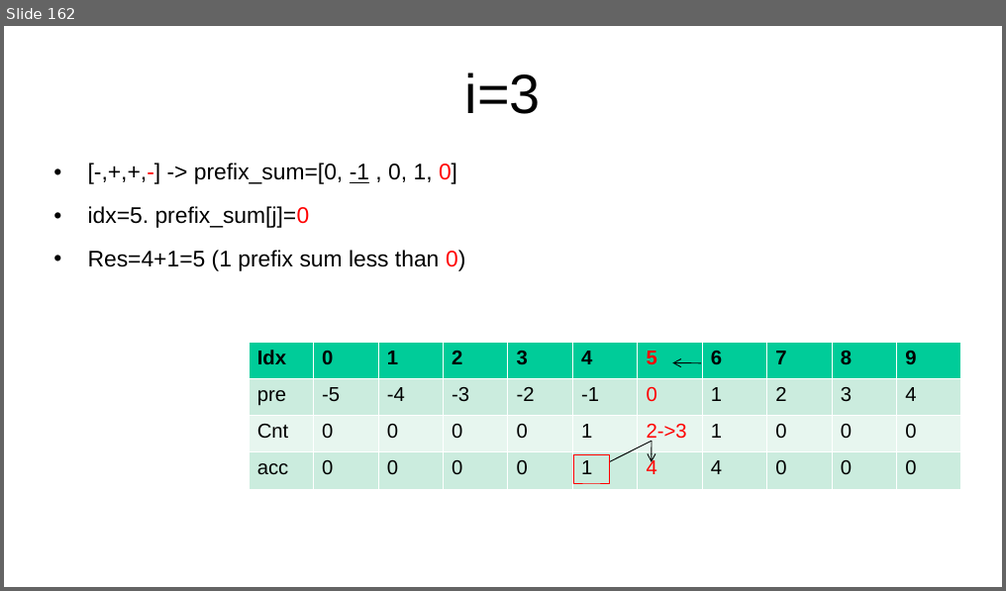
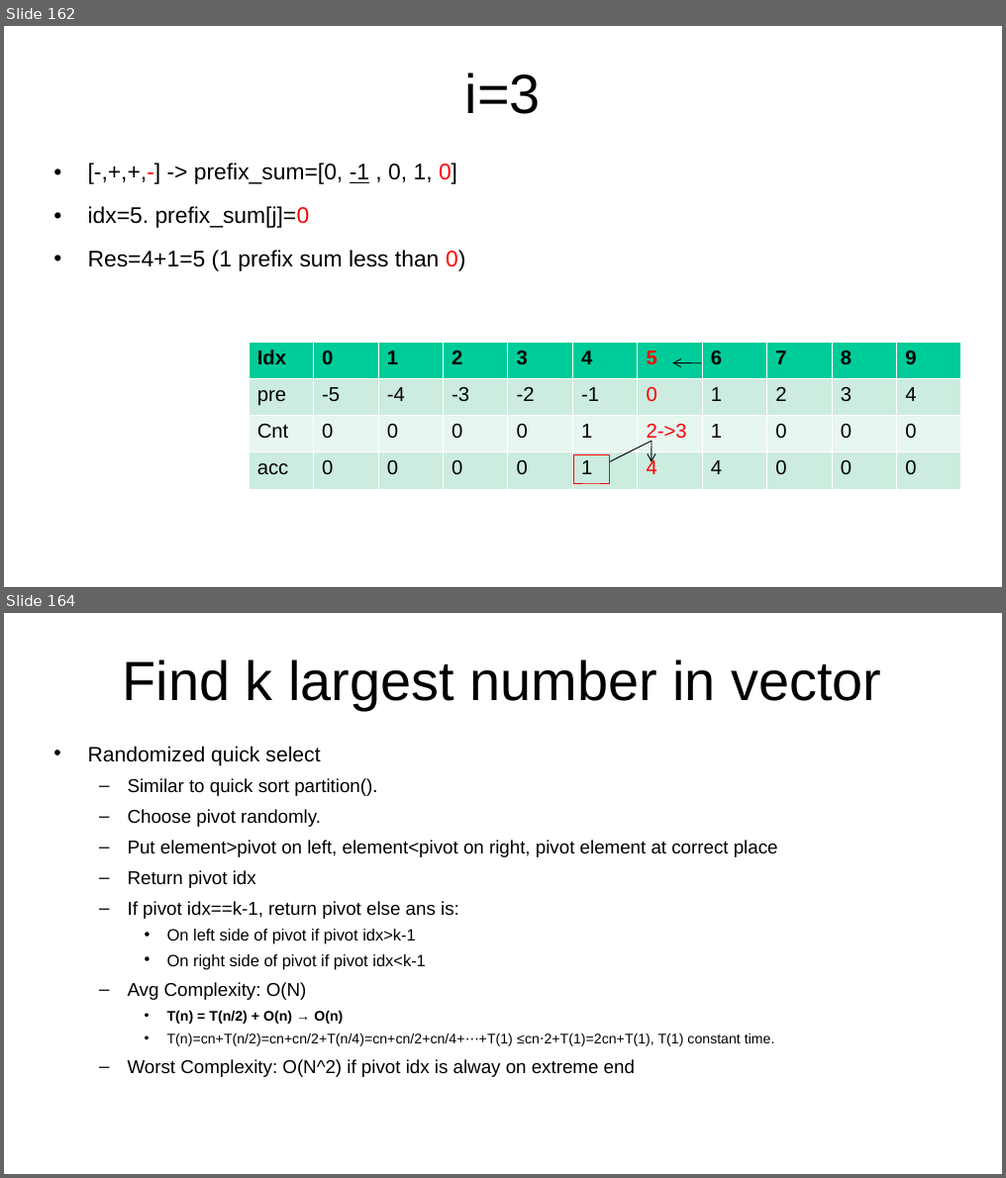
Before and after one commit to kindaichinisan/CompetitiveProgramming, a slide deck: MyCode/competitive_programming.ppt. Shown one above the other, each under a label of ours: slide 162 before the commit, slides 162 and 164 after it; the slides between them are not shown. The pictures are 1006x591 and 1006x1178 pixels, drawn with LibreOffice and Linux fonts; fonts in the diff are those of the drawing. Boxes give left, top, right and bottom in pixels: in the first picture for what was removed or moved away, otherwise in the second. Text is boxed around its words. In the diff, an @@ line names an element or a change of style, - is before the commit and + after.

Commit message:
Solve leetcode 3781. Add Sorting partition code. Update segment tree code.

```diff
--- a/MyCode/competitive_programming.ppt
+++ b/MyCode/competitive_programming.ppt
@@ slide 164 added at (4, 613, 1002, 1174), background #FFFFFF @@
@@ title added at (123, 660, 881, 710), 44 pt, text #000000 @@
+Find k largest number in vector
@@ text added at (88, 746, 778, 1077), 14.8 pt, text #000000 @@
+• Randomized quick select
+  – Similar to quick sort partition().
+  – Choose pivot randomly.
+  – Put element>pivot on left, element<pivot on right, pivot element at correct place
+  – Return pivot idx
+  – If pivot idx==k-1, return pivot else ans is:
+    • On left side of pivot if pivot idx>k-1
+    • On right side of pivot if pivot idx<k-1
+  – Avg Complexity: O(N)
+    • T(n) = T(n/2) + O(n) → O(n)
+    • T(n)=cn+T(n/2)=cn+cn/2+T(n/4)=cn+cn/2+cn/4+⋯+T(1) ≤cn⋅2+T(1)=2cn+T(1), T(1) constant time.
+  – Worst Complexity: O(N^2) if pivot idx is alway on extreme end
```
Also in this commit, not shown: 1 slide changed, 22 other slides added, 4 other files.
